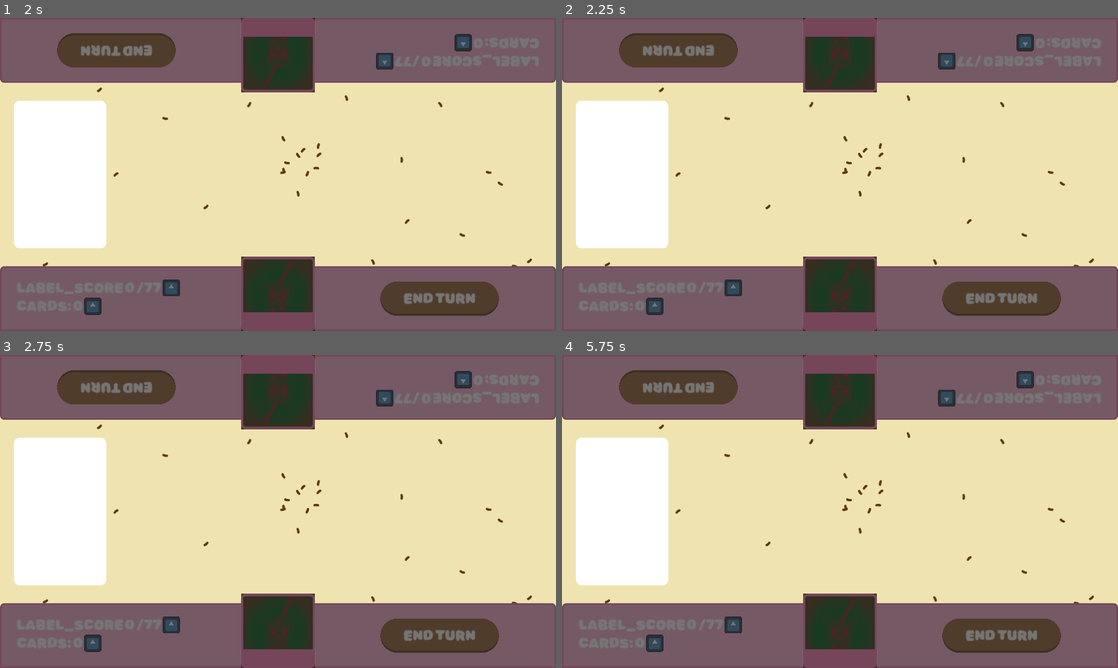
Above: before the commit, frames 1-4 (two rows, left to right).
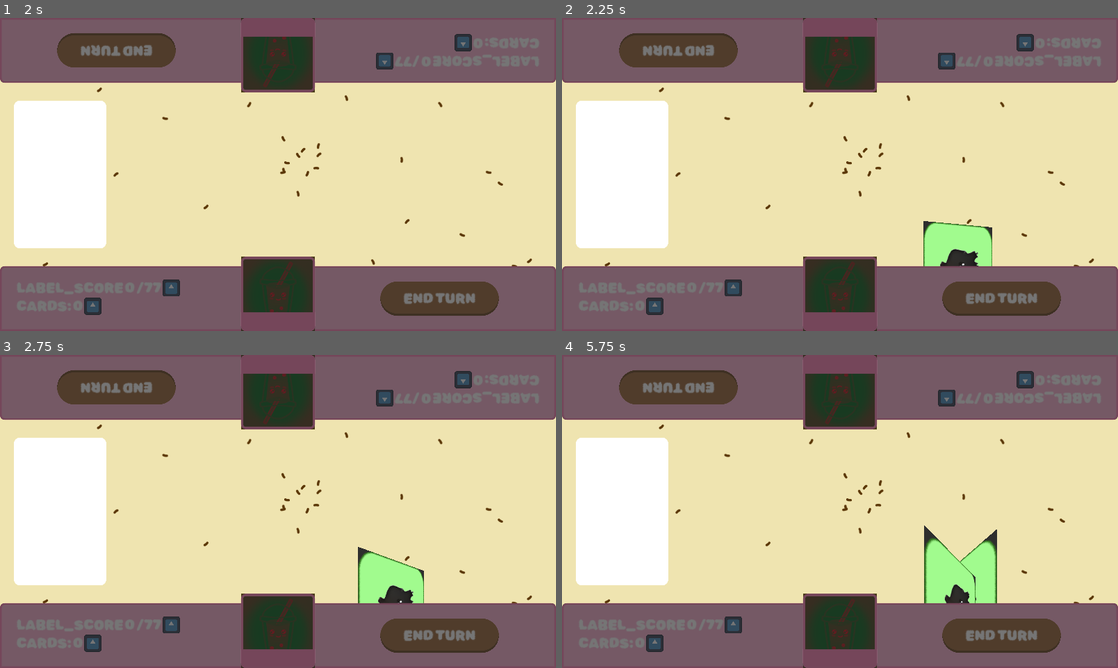
Above: after the commit, the same moments.

Repository: ElQDuck/guinea-piggies
Game: Godot game, scene res://scenes/game.tscn
Same seed, same stepped clock (60 frames per second), same inputs: the game is played once before the commit and once after it. This scene is started directly instead of the project's main scene. The engine's default icon, where the game draws it, is replaced by a stand-in: a white triangle on a blue panel in a dark square.
Inputs (mouse positions are in pixels of both pictures, inside the frame that each line leads up to):
- Up to frame 1 (2 s): click "END TURN" at 0.5 s; click (278, 55) at 1.27 s
- Up to frame 2 (2.25 s): click (623, 174) at 2 s
- Up to frame 3 (2.75 s): no input
- Up to frame 4 (5.75 s): click "END TURN" at 2.75 s; click (840, 392) at 3.52 s; click (623, 511) at 4.25 s; click "END TURN" at 5 s

Frame 1 is identical in both runs. In frame 2, 1.7% of the frame differs, in the area x 65-78%, y 64-80%; in frame 3, 1.7%; in frame 4, 2.5%, in the area x 65-79%, y 54-80%.
Error in both runs: Invalid access to property or key 'primary' on a base object of type 'Dictionary'. (res://scripts/player.gd:54)

Commit message:
feat: es lebt

Diff:
--- a/scenes/game.tscn
+++ b/scenes/game.tscn
@@ -7,7 +7,7 @@
 [ext_resource type="Texture2D" uid="uid://b5fwknhuot5gb" path="res://assets/icon.svg" id="4_qaxsu"]
 [ext_resource type="Texture2D" uid="uid://cjblj0v0n8pni" path="res://assets/cards/card_preset.png" id="5_26hgj"]
 [ext_resource type="Script" path="res://scripts/Deck.gd" id="6_sbxb1"]
-[ext_resource type="Script" path="res://scenes/dice_selection.gd" id="8_3oo5e"]
+[ext_resource type="Script" path="res://scripts/dice_selection.gd" id="8_3oo5e"]
 [ext_resource type="ButtonGroup" uid="uid://37lcotm7gde" path="res://button_groups/lofty_selection_btn_group.tres" id="8_200mg"]
 [ext_resource type="Texture2D" uid="uid://bbq3eyk2q4hq6" path="res://assets/rest/lofty_1.svg" id="8_jqjl3"]
 [ext_resource type="Script" path="res://scripts/NewRoundButton.gd" id="8_vxqrd"]
@@ -21,6 +21,7 @@
 [ext_resource type="PackedScene" uid="uid://bkpglbq6yv1v0" path="res://scenes/player.tscn" id="12_hmlvb"]
 [ext_resource type="Texture2D" uid="uid://cgnkb35bnn5ha" path="res://assets/rest/lofty_3_pressed.svg" id="14_ec826"]
 [ext_resource type="PackedScene" uid="uid://dfwqqpqavplgh" path="res://scenes/fortune_wheel.tscn" id="17_yrr48"]
+[ext_resource type="PackedScene" uid="uid://dadljf7sfmpob" path="res://scenes/played_card.tscn" id="22_jfthc"]
 
 [sub_resource type="StyleBoxFlat" id="StyleBoxFlat_bkh57"]
 bg_color = Color(1, 0.898039, 0.741176, 0.752941)
@@ -355,6 +356,7 @@
 script = ExtResource("1_0c6vw")
 deck = NodePath("Cards/DeckArea/MarginContainer/Deck")
 drawn_cards_area = NodePath("Cards/DrawnCardsArea/DrawnCards")
+played_card_scene = ExtResource("22_jfthc")
 
 [node name="Cards" type="HBoxContainer" parent="CanvasLayer/VBoxContainer/Table"]
 layout_mode = 1
--- a/scripts/Table.gd
+++ b/scripts/Table.gd
@@ -2,6 +2,7 @@
 
 @export var deck: TextureButton
 @export var drawn_cards_area: Control
+@export var played_card_scene: PackedScene
 
 # Called when the node enters the scene tree for the first time.
 func _ready():
@@ -16,3 +17,5 @@
 func _place_card_on_table(card: Card):
 	print("_place_card_on_table called with card")
 	print(card.Type)
+	var played_card: Panel = played_card_scene.instantiate()
+	drawn_cards_area.add_child(played_card)
Not shown: 1 places in scenes/game.tscn that only renumber resources
Renamed: scenes/dice_selection.gd -> scripts/dice_selection.gd
